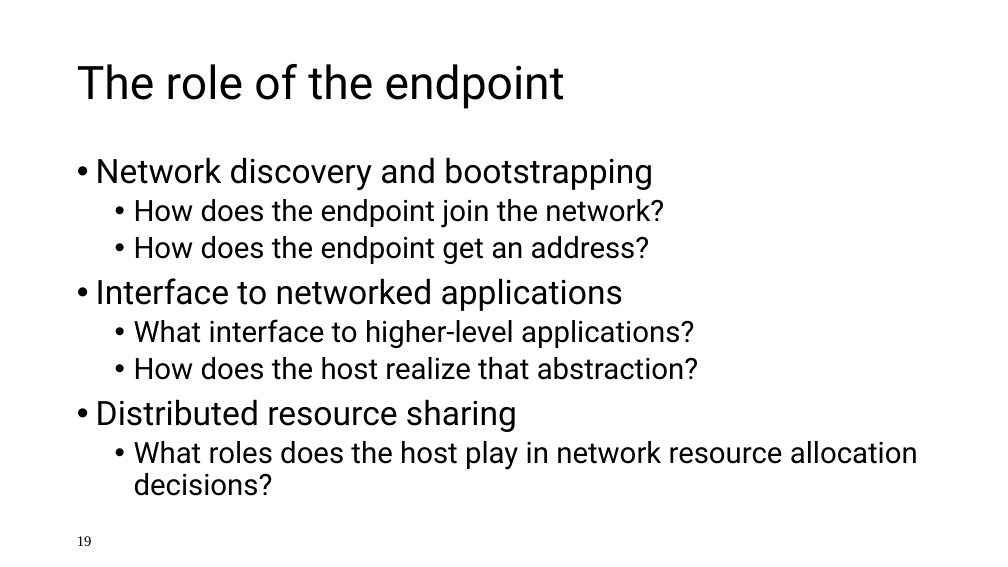
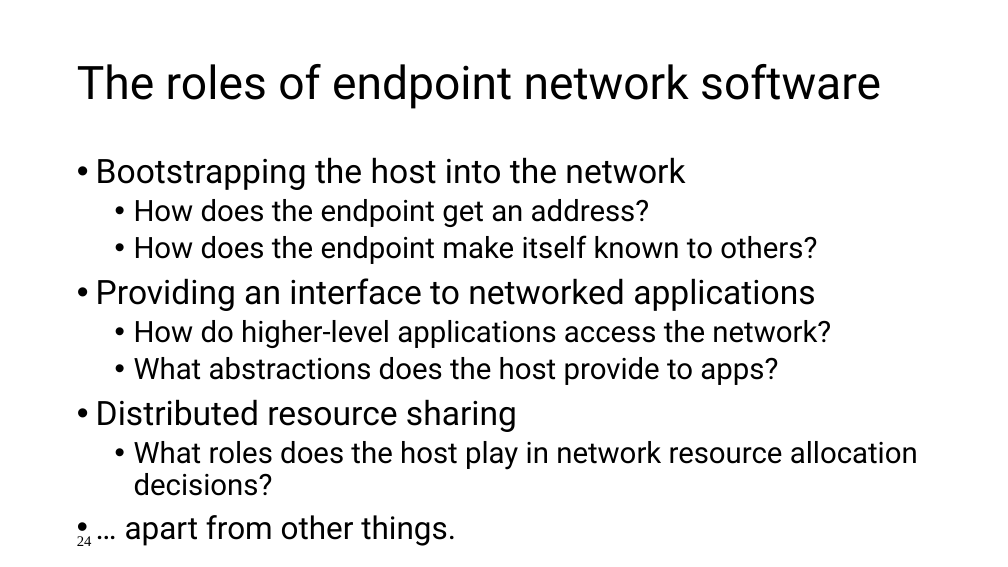
Before and after one commit to ngsrinivas/coursegen, a slide deck: slide 24 of ex/552-F19/lectures/02-architecture.pptx (slide 19 before the commit). Drawn at 1008x567 pixels with LibreOffice and Linux fonts; fonts in the diff are those of the drawing. Boxes give left, top, right and bottom in pixels: in the first picture for what was removed or moved away, otherwise in the second. Text is boxed around its words. In the diff, an @@ line names an element or a change of style, - is before the commit and + after.

Commit message:
Add modified lectures

```diff
--- a/ex/552-F19/lectures/02-architecture.pptx
+++ b/ex/552-F19/lectures/02-architecture.pptx
@@ title at <box>77,64,881,109</box>: text changed @@
-The role of the endpoint
+The roles of endpoint network software
@@ text at <box>96,157,685,190</box>: text changed; size 28 to 32 pt @@
-• Network discovery and bootstrapping
-  • How does the endpoint join the network?
+• Bootstrapping the host into the network
@@ text at <box>96,235,831,385</box>: text changed @@
-• Interface to networked applications
-  • What interface to higher-level applications?
-  • How does the host realize that abstraction?
+  • How does the endpoint make itself known to others?
+• Providing an interface to networked applications
+  • How do higher-level applications access the network?
+  • What abstractions does the host provide to apps?
@@ page number at <box>77,536,92,546</box>: text changed @@
-19
+24
@@ text at <box>125,515,456,546</box>: paragraph added @@
+• … apart from other things.
```
Also in this commit, not shown: 16 other slides changed, 9 slides added, 18 slides removed, 4 other files.
